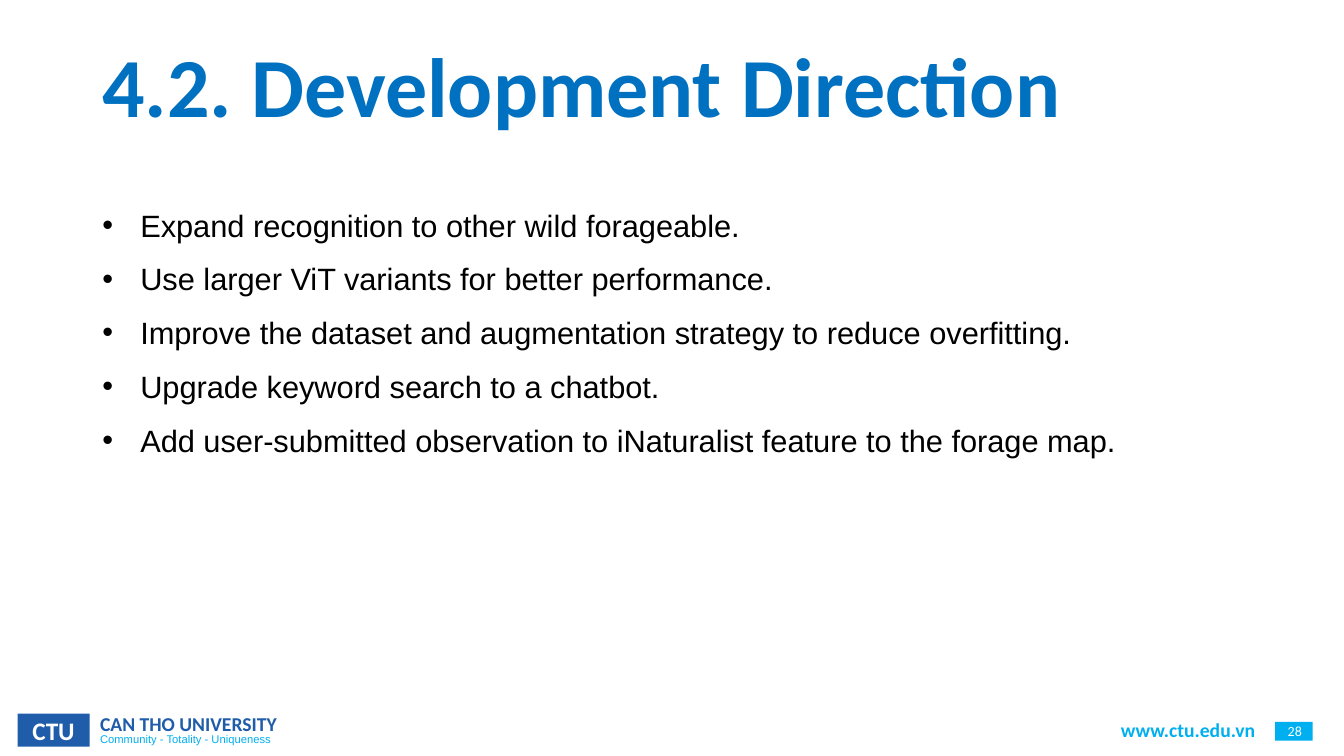
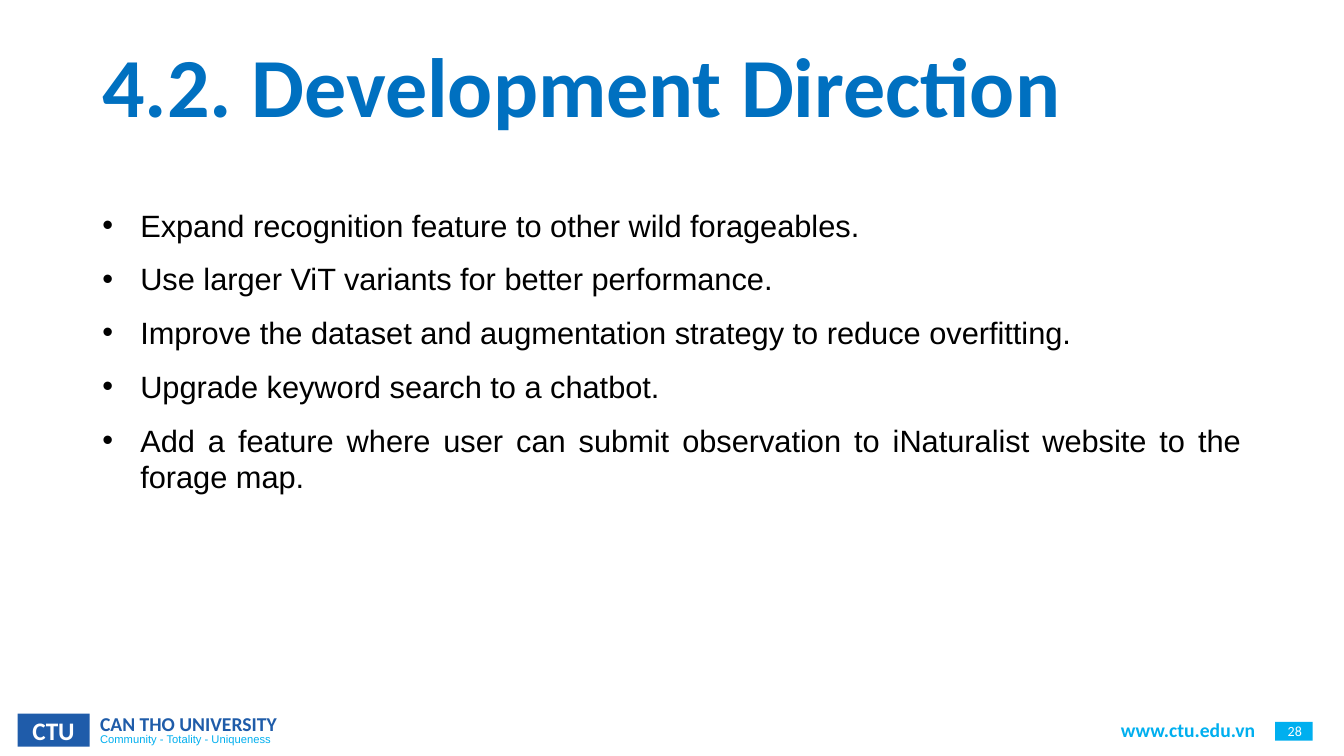
Before and after one commit to CommonHouseCat/fungiscan-mushroom-identifier, a slide deck: slide 28 of Báo cáo/GraduationThesis.pptx. Drawn at 1344x756 pixels with LibreOffice and Linux fonts; fonts in the diff are those of the drawing; background and template pictures are left out. Boxes give left, top, right and bottom in pixels: in the first picture for what was removed or moved away, otherwise in the second. Text is boxed around its words. In the diff, an @@ line names an element or a change of style, - is before the commit and + after.

Commit message:
chore: update ppt

```diff
--- a/Báo cáo/GraduationThesis.pptx
+++ b/Báo cáo/GraduationThesis.pptx
@@ text at bbox=[140, 214, 859, 242]: text changed @@
-• Expand recognition to other wild forageable.
+• Expand recognition feature to other wild forageables.
@@ text at bbox=[140, 429, 1241, 494]: text changed @@
-• Add user-submitted observation to iNaturalist feature to the forage map.
+• Add a feature where user can submit observation to iNaturalist website to the forage map.
```
Also in this commit, not shown: 1 other slide changed.
